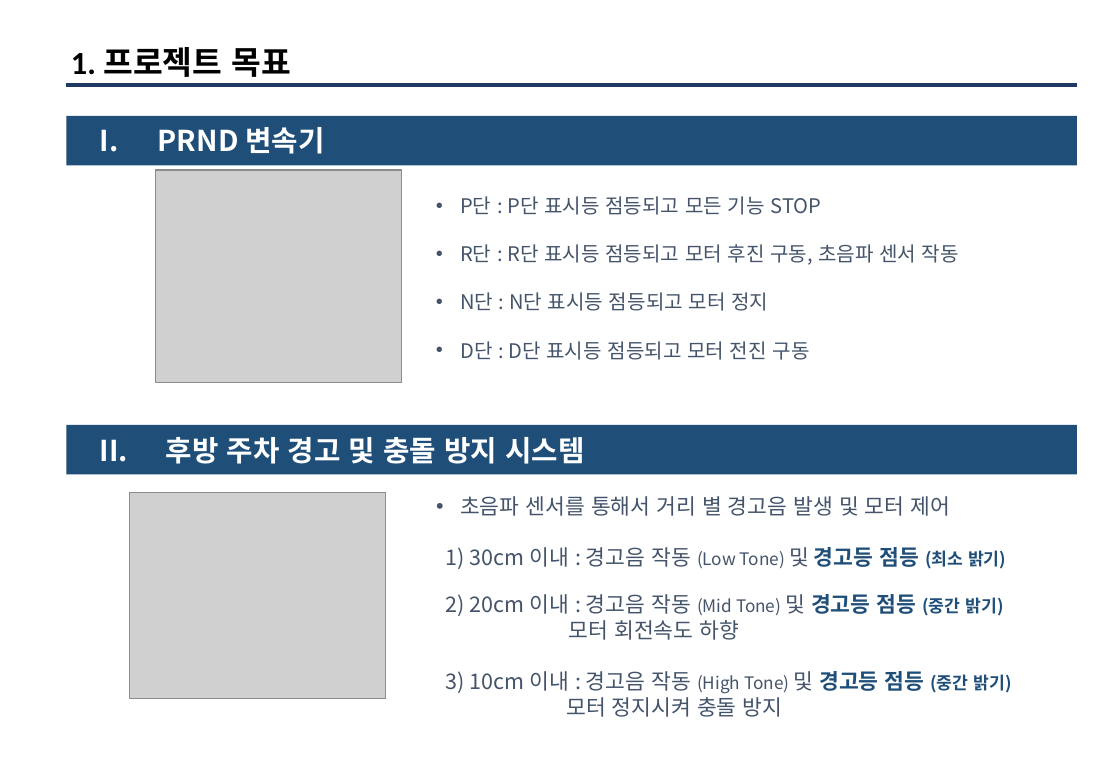
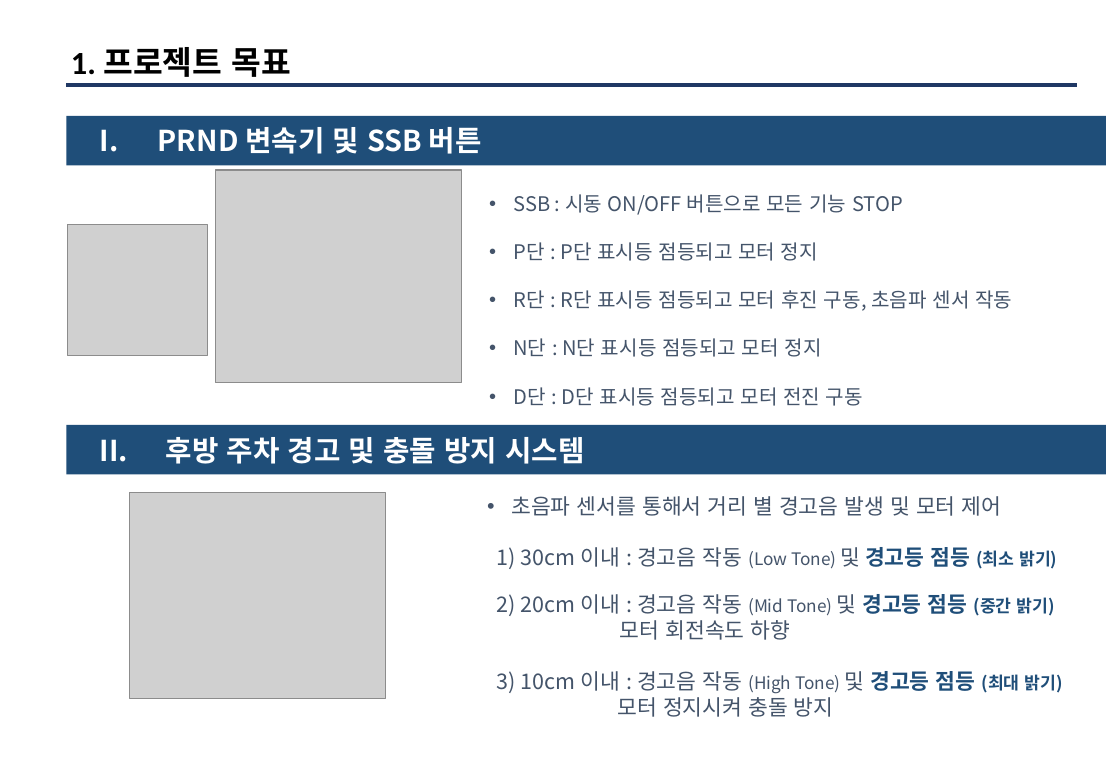
Before and after one commit to kaikan7/Reskill_project, a slide deck: slide 3 of U_sonic/2조_RESKILL_PROJECT_최종발표___.pptx. Drawn at 1120x775 pixels with LibreOffice and Linux fonts; fonts in the diff are those of the drawing; grey boxes stand for pictures. Boxes give left, top, right and bottom in pixels: in the first picture for what was removed or moved away, otherwise in the second. Text is boxed around its words. In the diff, an @@ line names an element or a change of style, - is before the commit and + after.

```diff
--- a/U_sonic/2조_RESKILL_PROJECT_최종발표___.pptx
+++ b/U_sonic/2조_RESKILL_PROJECT_최종발표___.pptx
@@ rectangle: place and size @@
-rectangle at [66, 116, 1077, 165]
+rectangle at [66, 116, 1106, 165]
@@ text at [158, 127, 482, 154]: text changed @@
-I. PRND 변속기
+I. PRND 변속기 및 SSB 버튼
@@ picture: place and size @@
-picture at [156, 171, 402, 384]
+picture at [215, 171, 461, 384]
@@ text "SSB : 시동 ON/OFF 버튼으로 ...": place and size @@
-text "SSB : 시동 ON/OFF 버튼으로 ..." at [460, 196, 959, 360]
+text "SSB : 시동 ON/OFF 버튼으로 ..." at [513, 194, 1012, 406]
@@ text at [513, 194, 903, 261]: text changed @@
-• P단 : P단 표시등 점등되고 모든 기능 STOP
+• SSB : 시동 ON/OFF 버튼으로 모든 기능 STOP
+• P단 : P단 표시등 점등되고 모터 정지
@@ picture added at [68, 224, 208, 356] @@
@@ rectangle: place and size @@
-rectangle at [66, 425, 1077, 475]
+rectangle at [66, 425, 1106, 475]
@@ text "초음파 센서를 통해서 거리 별 ...": place and size @@
-text "초음파 센서를 통해서 거리 별 ..." at [446, 496, 1011, 717]
+text "초음파 센서를 통해서 거리 별 ..." at [497, 496, 1063, 717]
@@ text at [497, 671, 1063, 694]: text changed @@
-3) 10cm 이내 : 경고음 작동 (High Tone) 및 경고등 점등 (중간 밝기)
+3) 10cm 이내 : 경고음 작동 (High Tone) 및 경고등 점등 (최대 밝기)
```
Also in this commit, not shown: 2 other slides changed, 5 slides added, 1 slide removed.
